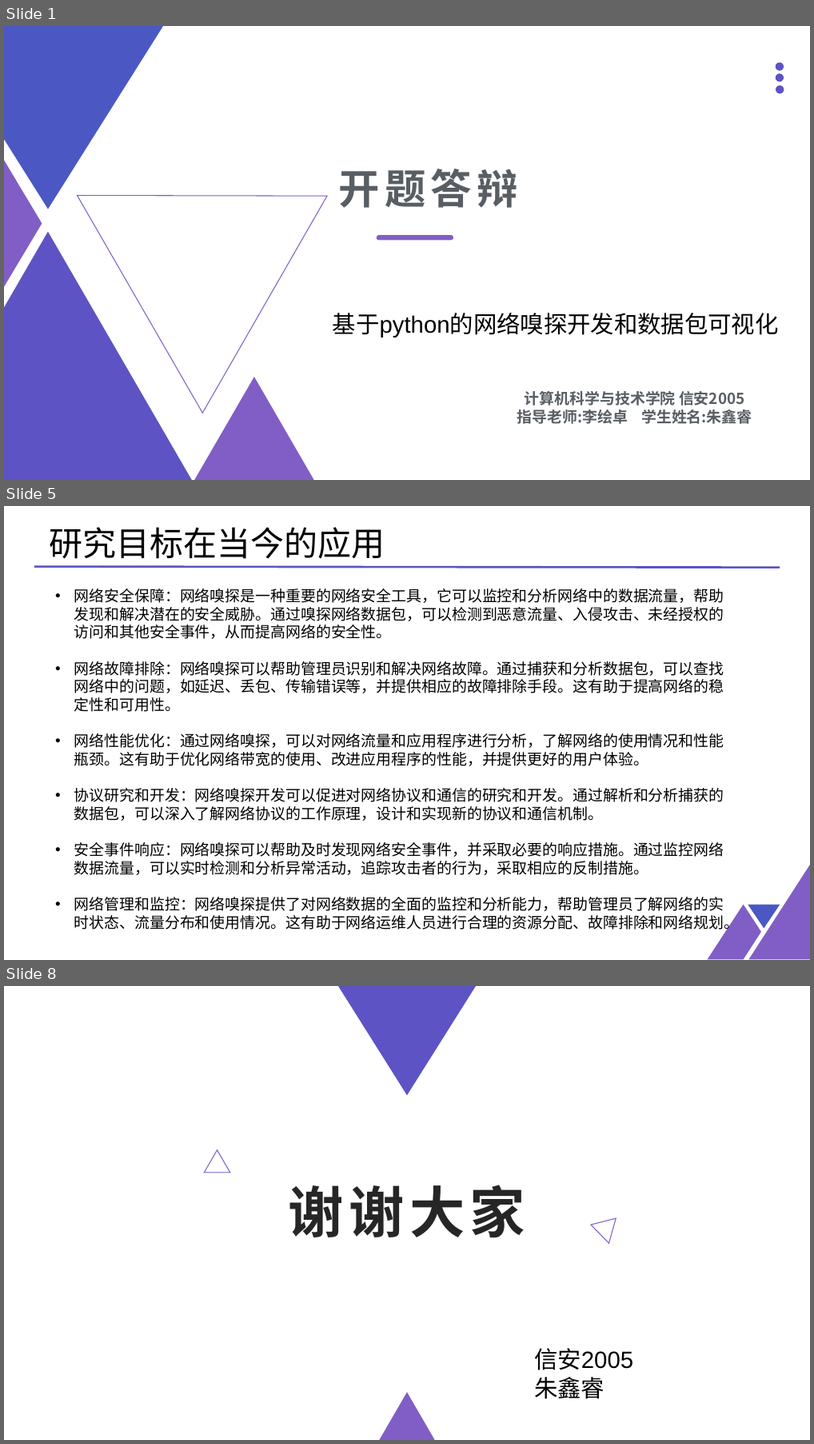
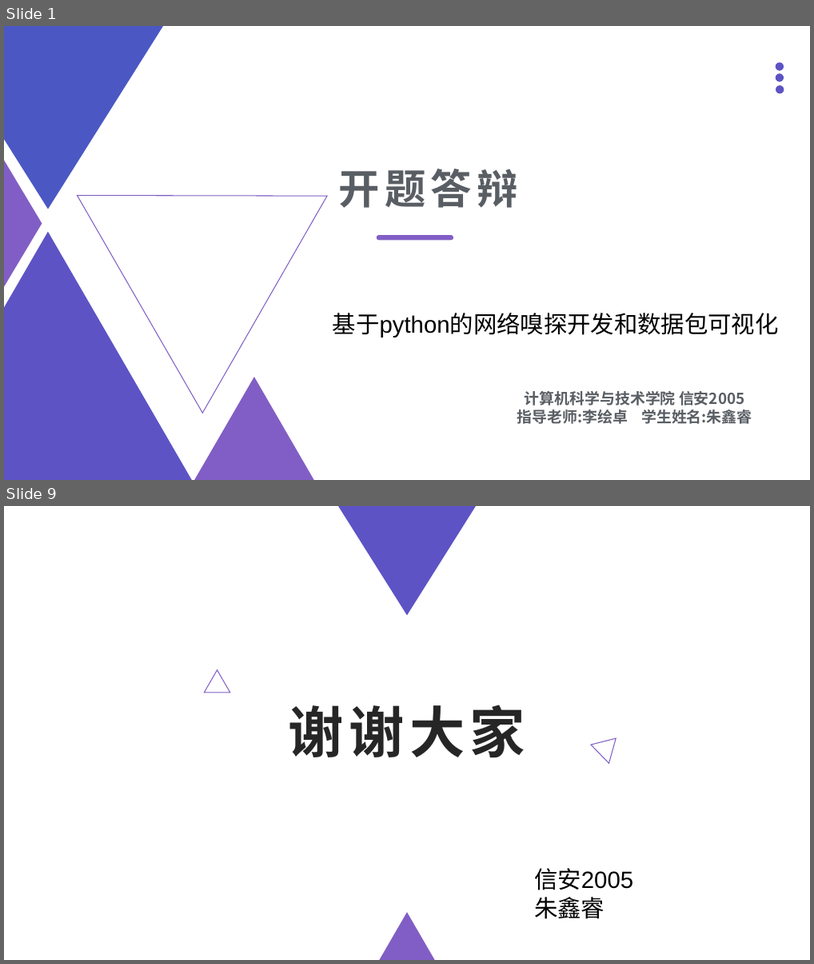
Before and after one commit to zzxr6/Defense, a slide deck: 开题答辩PPT.pptx. Shown one above the other, each under a label of ours: slides 1, 5 and 8 before the commit, slides 1 and 9 after it; the slides between them are not shown. The pictures are 814x1444 and 814x964 pixels, drawn with LibreOffice and Linux fonts; fonts in the diff are those of the drawing; background and template pictures are left out. Boxes give left, top, right and bottom in pixels: in the first picture for what was removed or moved away, otherwise in the second. Text is boxed around its words. In the diff, an @@ line names an element or a change of style, - is before the commit and + after.

```diff
--- a/开题答辩PPT.pptx
+++ b/开题答辩PPT.pptx
@@ slide 5 removed at [4, 506, 810, 960], background #FFFFFF @@
@@ text removed at [50, 527, 386, 559] @@
-研究目标在当今的应用
@@ line removed from (34, 567) to (780, 567) @@
@@ text removed at [74, 588, 740, 932] @@
-• 网络安全保障：网络嗅探是一种重要的网络安全工具，它可以监控和分析网络中的数据流量，帮助发现和解决潜在的安全威胁。通过嗅探网络数据包，可以检测到恶意流量、入侵攻击、未经授权的访问和其他安全事件，从而提高网络的安全性。
-• 网络故障排除：网络嗅探可以帮助管理员识别和解决网络故障。通过捕获和分析数据包，可以查找网络中的问题，如延迟、丢包、传输错误等，并提供相应的故障排除手段。这有助于提高网络的稳定性和可用性。
-• 网络性能优化：通过网络嗅探，可以对网络流量和应用程序进行分析，了解网络的使用情况和性能瓶颈。这有助于优化网络带宽的使用、改进应用程序的性能，并提供更好的用户体验。
-• 协议研究和开发：网络嗅探开发可以促进对网络协议和通信的研究和开发。通过解析和分析捕获的数据包，可以深入了解网络协议的工作原理，设计和实现新的协议和通信机制。
-• 安全事件响应：网络嗅探可以帮助及时发现网络安全事件，并采取必要的响应措施。通过监控网络数据流量，可以实时检测和分析异常活动，追踪攻击者的行为，采取相应的反制措施。
-• 网络管理和监控：网络嗅探提供了对网络数据的全面的监控和分析能力，帮助管理员了解网络的实时状态、流量分布和使用情况。这有助于网络运维人员进行合理的资源分配、故障排除和网络规划。
@@ triangle removed at [750, 864, 810, 959] @@
@@ freeform shape removed at [707, 904, 762, 959] @@
@@ triangle removed at [748, 904, 780, 928] @@
@@ what was slide 8 is now slide 9 @@
```
Also in this commit, not shown: 4 slides changed, 3 slides added, 1 other slide removed, 1 other file.
